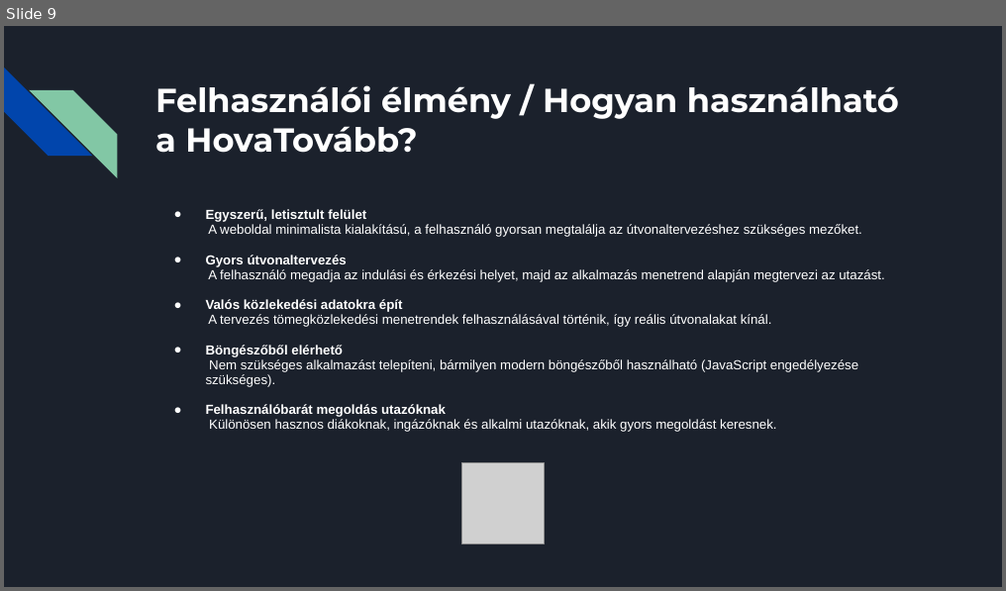
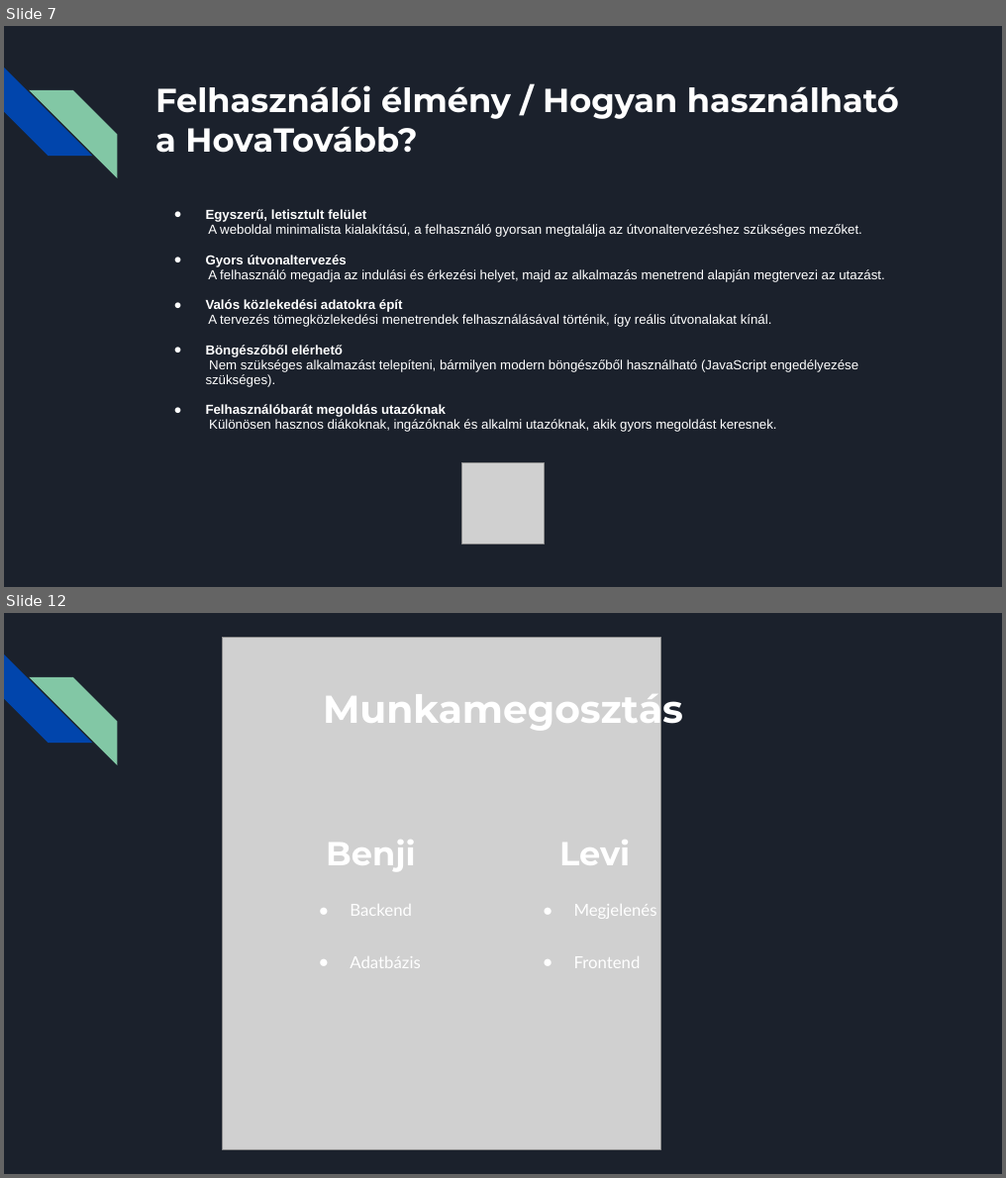
Before and after one commit to BenjaminStonawski/hovatovabb, a slide deck: prezi/hovatovabb.pptx. Shown one above the other, each under a label of ours: slide 9 before the commit, slides 7 and 12 after it; the slides between them are not shown. The pictures are 1006x591 and 1006x1178 pixels, drawn with LibreOffice and Linux fonts; fonts in the diff are those of the drawing; grey boxes stand for pictures. Boxes give left, top, right and bottom in pixels: in the first picture for what was removed or moved away, otherwise in the second. Text is boxed around its words. In the diff, an @@ line names an element or a change of style, - is before the commit and + after.

```diff
--- a/prezi/hovatovabb.pptx
+++ b/prezi/hovatovabb.pptx
@@ slide 12 added at <box>4,613,1002,1174</box>, background #1B212C; not listed: 2 template elements that a slide beside it also shows @@
@@ picture added at <box>223,638,660,1150</box> @@
@@ title added at <box>323,685,683,733</box>, 28 pt, text #FFFFFF, bold @@
+Munkamegosztás
@@ text added at <box>326,840,416,871</box>, 24 pt, text #FFFFFF, bold @@
+Benji
@@ text added at <box>559,840,630,865</box>, 24 pt, text #FFFFFF, bold @@
+Levi
@@ text added at <box>350,904,420,968</box>, 12 pt, text #FFFFFF @@
+● Backend
+● Adatbázis
@@ text added at <box>574,904,657,968</box>, 12 pt, text #FFFFFF @@
+● Megjelenés
+● Frontend
@@ what was slide 9 is now slide 7 @@
```
Also in this commit, not shown: 3 slides changed, 2 other slides added, 1 slide removed.
